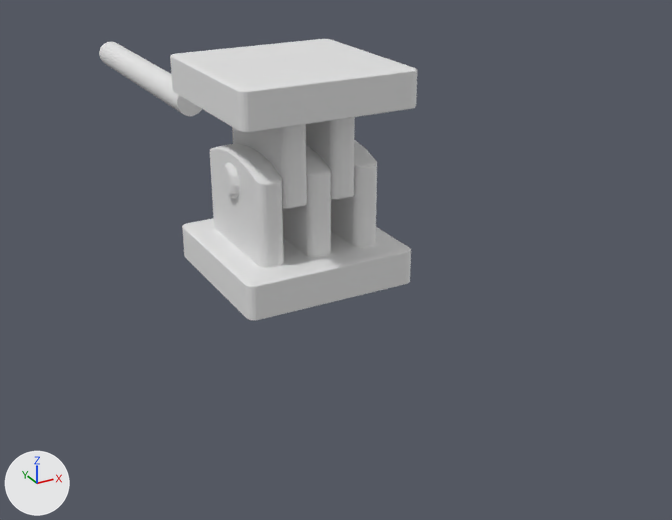
The Blender file riggingPractice_HarryShanks_01.blend: old version first, new version second.
Camera for both pictures: a 50 mm camera at (-21.7, -44.5, 22.2) aimed at (2.7, -0.2, 0.1). Arrows for +X, +Y and +Z are at lower left; the lights stay in place. The picture after the commit comes second.

In view in the first picture: 'Hard-Surface Rig', 'Organic Rig', 'Rotation Point'.
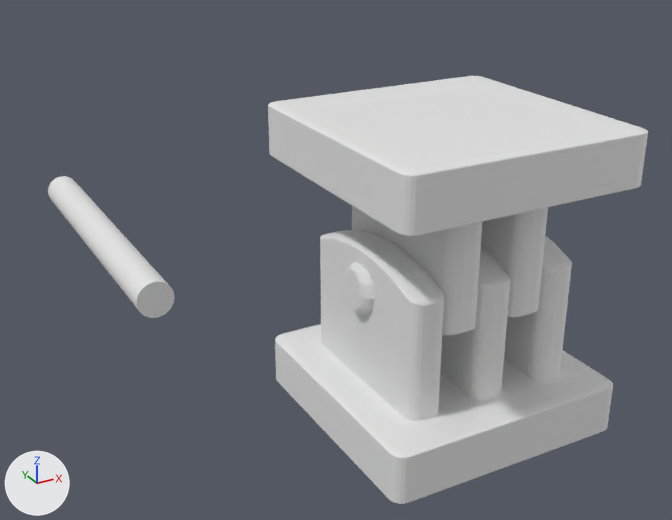
Commit message: Organic actual

Where the newer file only moved an object's origin or applied its transform, the numbers keep the older frame.

The edits, one by one:
me_cylinder is used by ob_organic_rig; location (0.0, 25.13, 6.47); rotation (-1.571, 0.0, 0.0), in degrees (-90, 0, 0); scale (1.0, 1.0, 9.54).
me_cylinder had 270 vertices, 242 faces and spanned x -0.99..0.99, y -1.0..1.0, z -1.0..1.0.
me_cylinder now has 270 vertices, 242 faces and spans x -10.15..-8.16, y 4.13..6.13, z -2.92..-0.92.
me_cylinder part 1: the whole mesh is moved by (-9.15, 5.13, -1.92).
Object 'Hard-Surface Rig' (ob_hard_surface_rig) moves from (0.0, 0.0, 5.97) to (-2.34, -17.71, 7.45).
Object 'Rotation Point' (ob_rotation_point) moves from (0.0, 0.0, 6.02) to (-2.34, -17.72, 7.5).

What differs and where, as boxes (x1, y1, x2, y2) in the pictures (672 x 520 px):
'Hard-Surface Rig', moved
    before: (170, 39, 417, 320)
    after: (268, 76, 648, 504)
'Organic Rig', moved
    before: (99, 42, 202, 116)
    after: (48, 176, 175, 318)
'Rotation Point', moved
    before: (222, 163, 240, 198)
    after: (344, 262, 375, 315)
